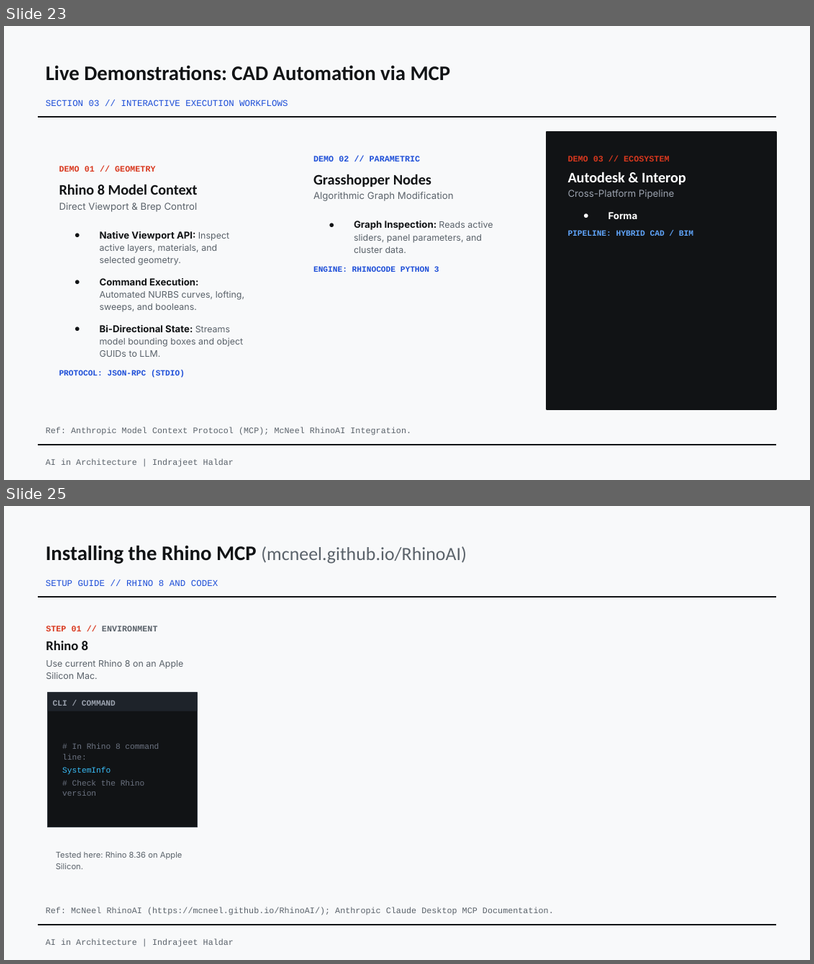
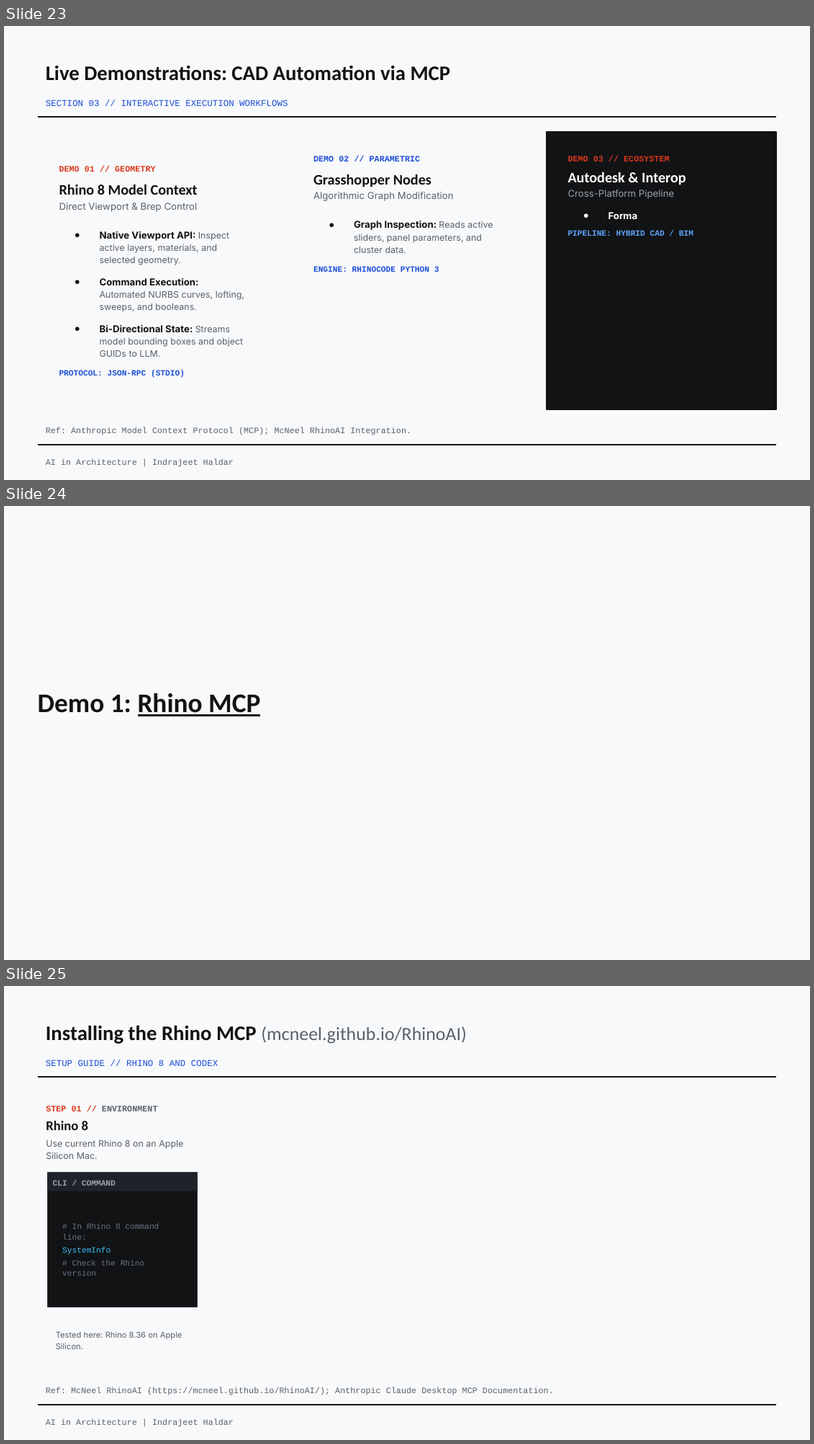
Before and after one commit to range-et/AI_arch_resources, a slide deck: AI in Architecture - Presentation.pptx. Shown one above the other, each under a label of ours: slides 23 and 25 before the commit, slides 23, 24 and 25 after it; the slides between them are not shown. The pictures are 814x964 and 814x1444 pixels, drawn with LibreOffice and Linux fonts; fonts in the diff are those of the drawing; background and template pictures are left out. Boxes give left, top, right and bottom in pixels: in the first picture for what was removed or moved away, otherwise in the second. Text is boxed around its words. In the diff, an @@ line names an element or a change of style, - is before the commit and + after.

```diff
--- a/AI in Architecture - Presentation.pptx
+++ b/AI in Architecture - Presentation.pptx
@@ slide 24 added at (4, 506, 810, 960), background picture (left out); not listed: 1 template element that a slide beside it also shows @@
@@ text added at (38, 692, 260, 716), 24 pt, text #111315, bold, underline @@
+Demo 1: Rhino MCP
```
Also in this commit, not shown: 1 slide changed, 2 other slides added, 1 slide removed, 41 other files.
